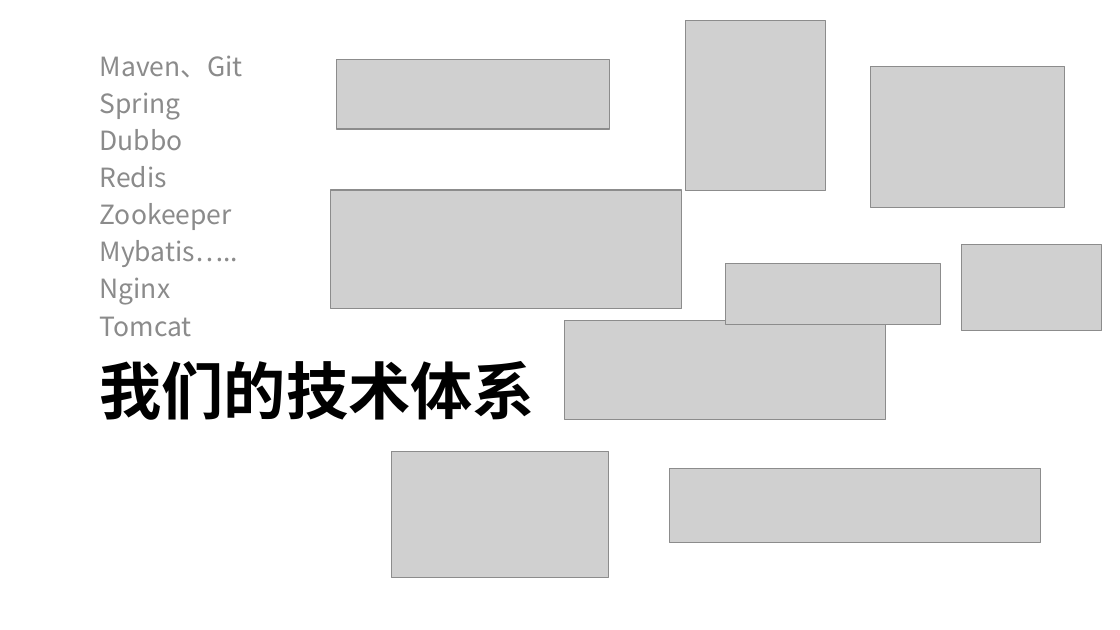
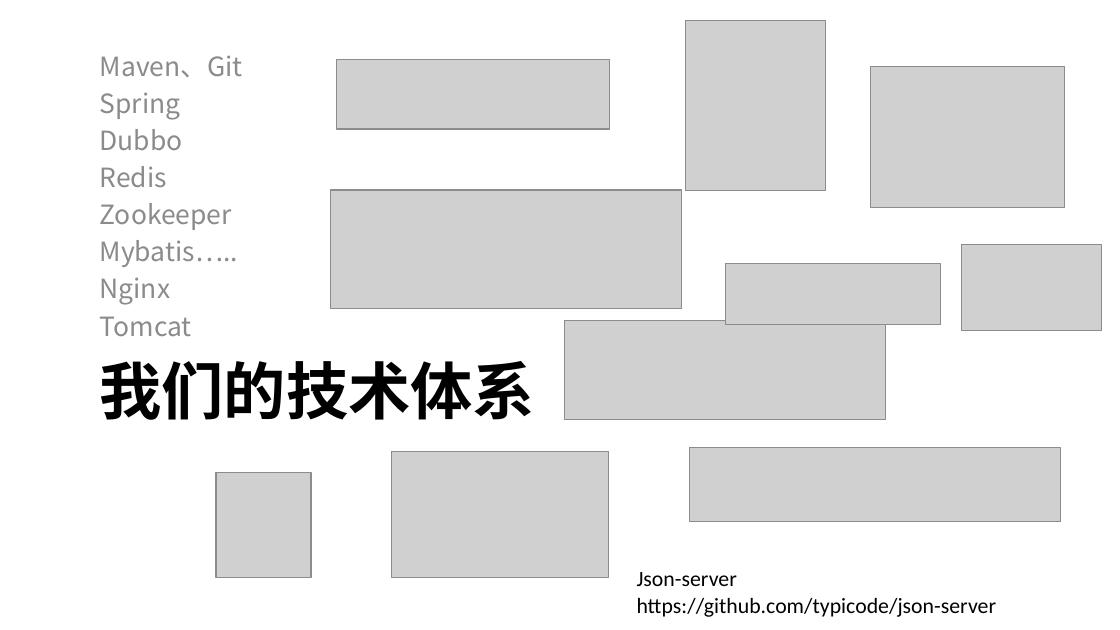
Before and after one commit to shiyunlai/tistools, a slide deck: slide 46 of readme/TIStools.pptx (slide 45 before the commit). Drawn at 1120x630 pixels with LibreOffice and Linux fonts; fonts in the diff are those of the drawing; grey boxes stand for pictures. Boxes give left, top, right and bottom in pixels: in the first picture for what was removed or moved away, otherwise in the second. Text is boxed around its words. In the diff, an @@ line names an element or a change of style, - is before the commit and + after.

```diff
--- a/readme/TIStools.pptx
+++ b/readme/TIStools.pptx
@@ picture: place and size @@
-picture at [670, 469, 1040, 543]
+picture at [689, 448, 1060, 522]
@@ picture added at [216, 473, 311, 577] @@
@@ text added at [637, 572, 997, 617], 14 pt, text #000000 @@
+Json-server
+https://github.com/typicode/json-server
```
Also in this commit, not shown: 6 slides added.
